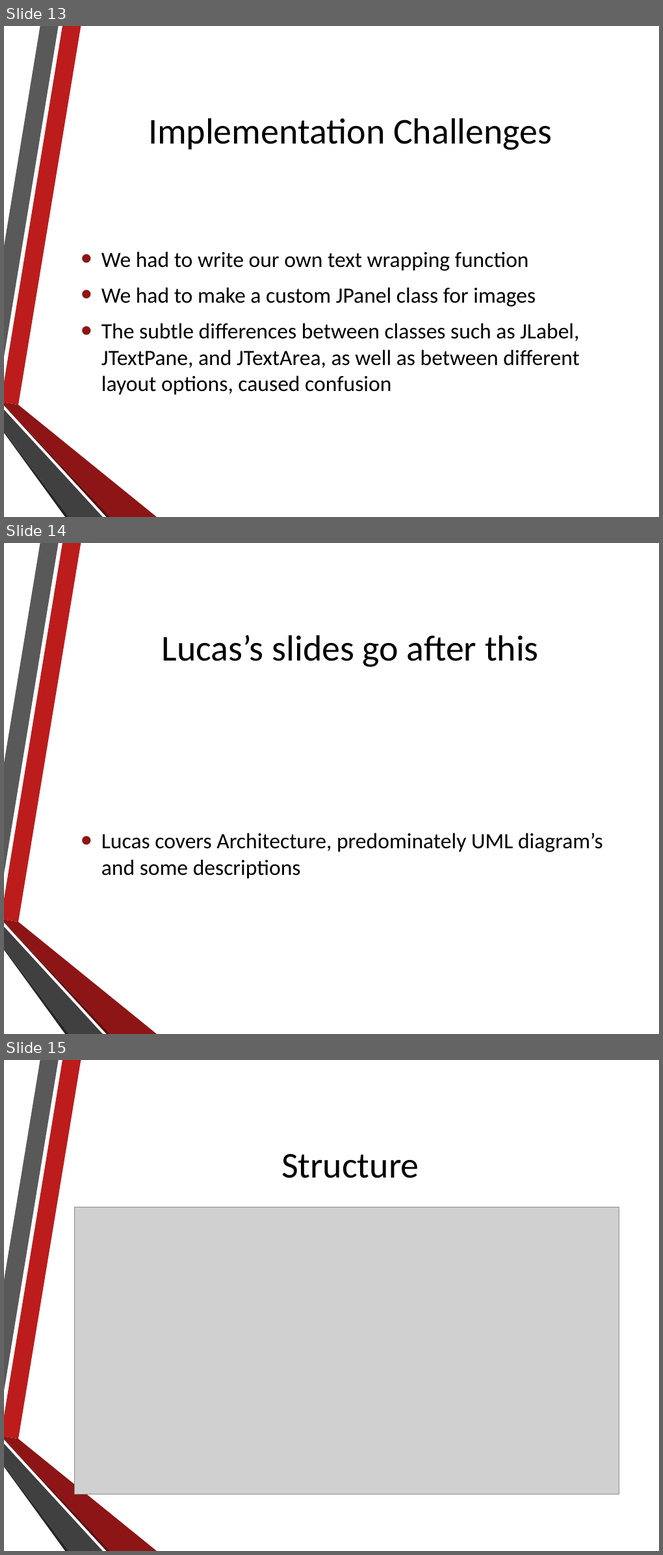
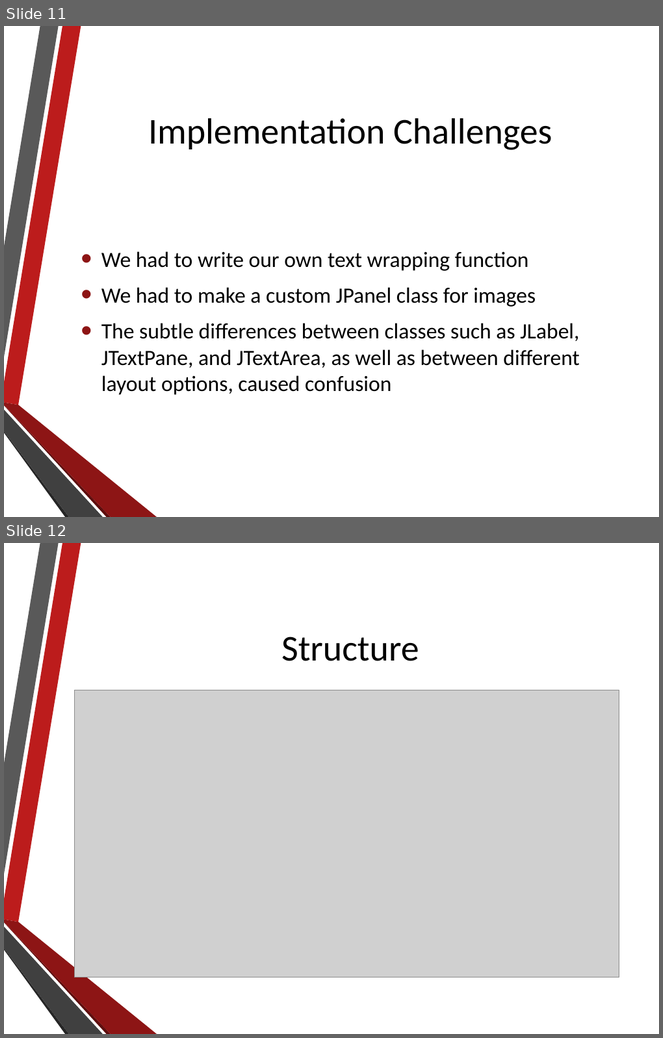
Before and after one commit to NathanielInman/IMS, a slide deck: Development Resources/Presentation.pptx. Shown one above the other, each under a label of ours: slides 13, 14 and 15 before the commit, slides 11 and 12 after it. The pictures are 663x1555 and 663x1038 pixels, drawn with LibreOffice and Linux fonts; fonts in the diff are those of the drawing; grey boxes stand for pictures; background and template pictures are left out. Boxes give left, top, right and bottom in pixels: in the first picture for what was removed or moved away, otherwise in the second. Text is boxed around its words. In the diff, an @@ line names an element or a change of style, - is before the commit and + after.

```diff
--- a/Development Resources/Presentation.pptx
+++ b/Development Resources/Presentation.pptx
@@ slide 14 removed at (4, 543, 659, 1034), background picture (left out); not listed: 6 template elements that a slide beside it also shows @@
@@ title removed at (162, 635, 539, 667) @@
-Lucas’s slides go after this
@@ text removed at (102, 833, 603, 879) @@
-• Lucas covers Architecture, predominately UML diagram’s and some descriptions
@@ what was slide 13 is now slide 11 @@
@@ what was slide 15 is now slide 12 @@
```
Also in this commit, not shown: 1 slide added, 4 other slides removed.
